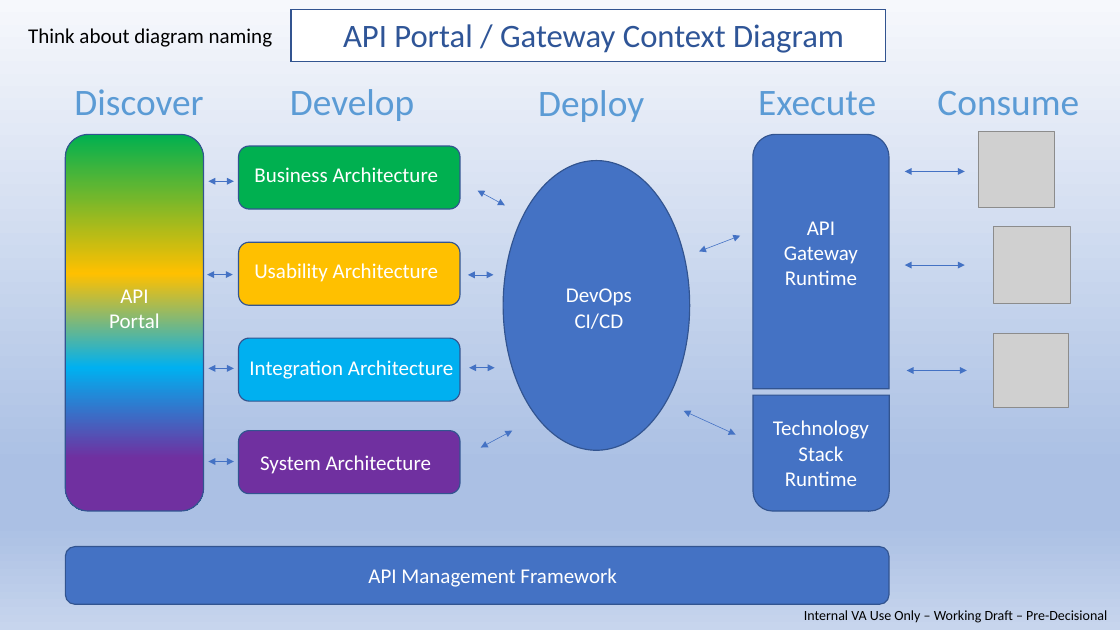
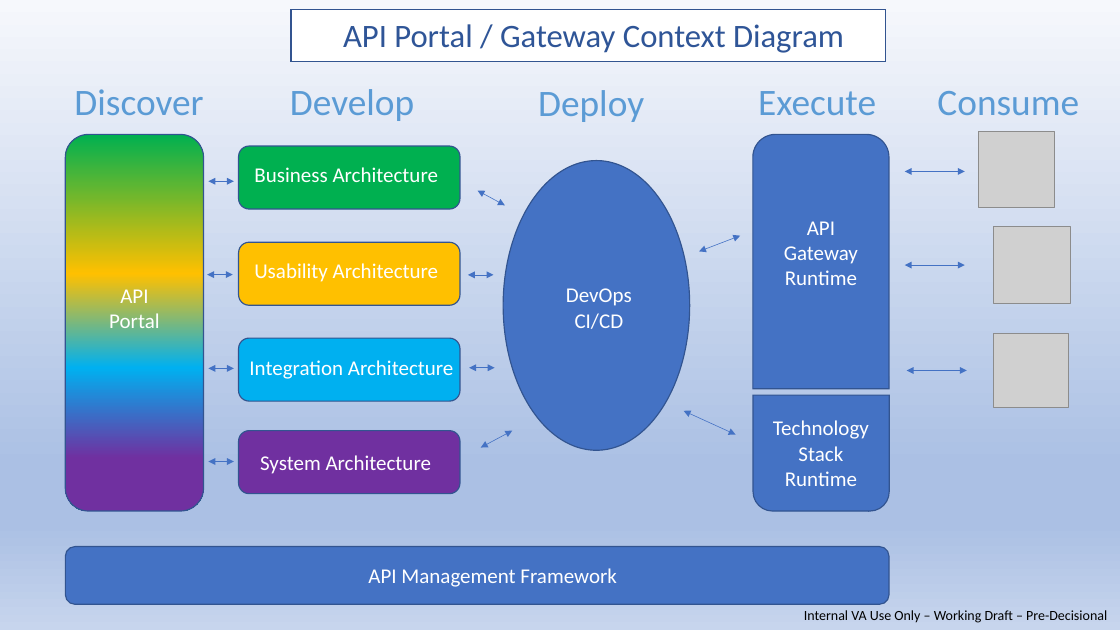
Before and after one commit to department-of-veterans-affairs/ES-ASG, a slide deck: slide 2 of docs/API_Portal-Gateway_Context_Diagram_v20181001a/p1cor5j5jru51qrefog2sulfb4.pptx. Drawn at 1120x630 pixels with LibreOffice and Linux fonts; fonts in the diff are those of the drawing; grey boxes stand for pictures. Boxes give left, top, right and bottom in pixels: in the first picture for what was removed or moved away, otherwise in the second. Text is boxed around its words. In the diff, an @@ line names an element or a change of style, - is before the commit and + after.

```diff
--- a/docs/API_Portal-Gateway_Context_Diagram_v20181001a/p1cor5j5jru51qrefog2sulfb4.pptx
+++ b/docs/API_Portal-Gateway_Context_Diagram_v20181001a/p1cor5j5jru51qrefog2sulfb4.pptx
@@ text removed at box(28, 28, 273, 47) @@
-Think about diagram naming
```
Also in this commit, not shown: 1 other slide changed, 42 other files.
